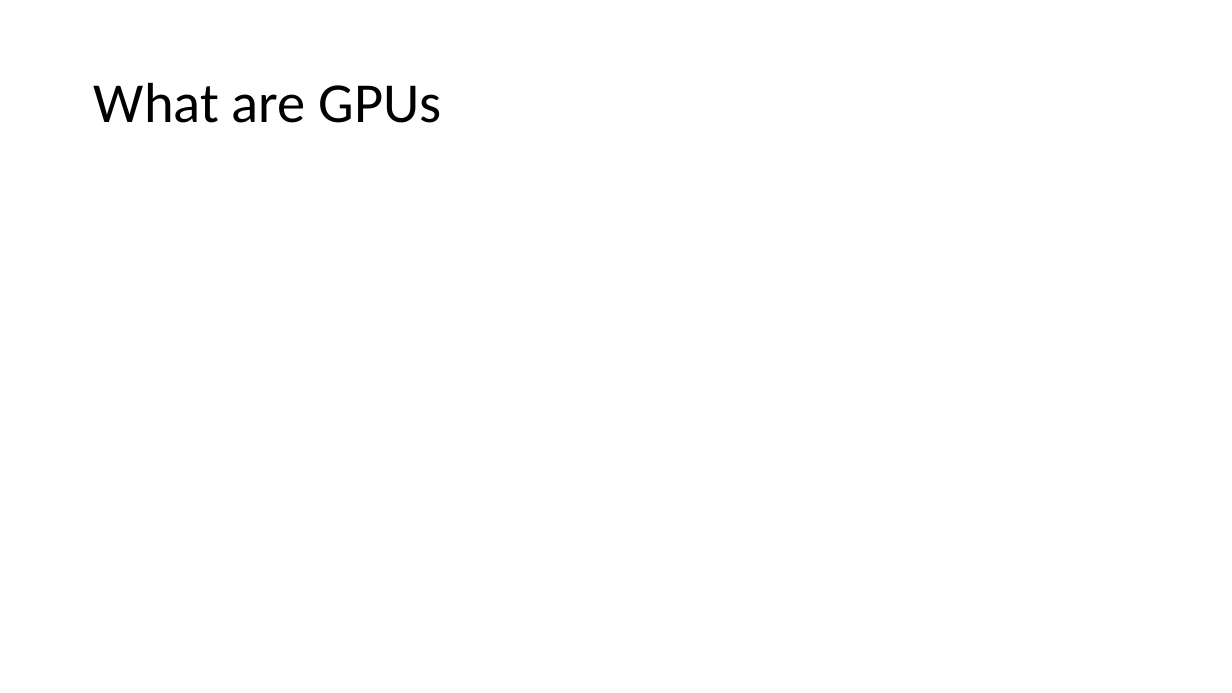
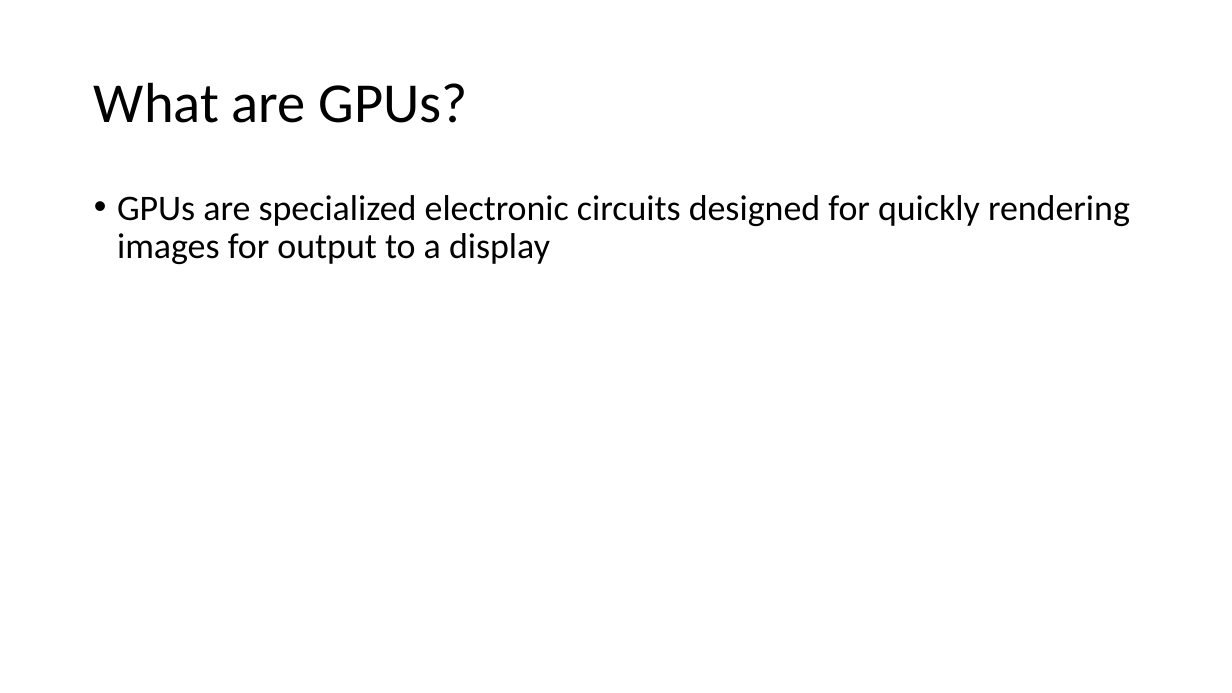
Before and after one commit to lat160130/StarTrackSpeed, a slide deck: slide 4 of Parallel Computing of QUEST and TRIAD with GPUs.pptx. Drawn at 1232x693 pixels with LibreOffice and Linux fonts; fonts in the diff are those of the drawing. Boxes give left, top, right and bottom in pixels: in the first picture for what was removed or moved away, otherwise in the second. Text is boxed around its words. In the diff, an @@ line names an element or a change of style, - is before the commit and + after.

```diff
--- a/Parallel Computing of QUEST and TRIAD with GPUs.pptx
+++ b/Parallel Computing of QUEST and TRIAD with GPUs.pptx
@@ title at [94,82,468,123]: text changed @@
-What are GPUs
+What are GPUs?
@@ text added at [117,195,1130,264], 28 pt, text #000000 @@
+• GPUs are specialized electronic circuits designed for quickly rendering images for output to a display
```
Also in this commit, not shown: 2 other slides changed, 1 other file.
